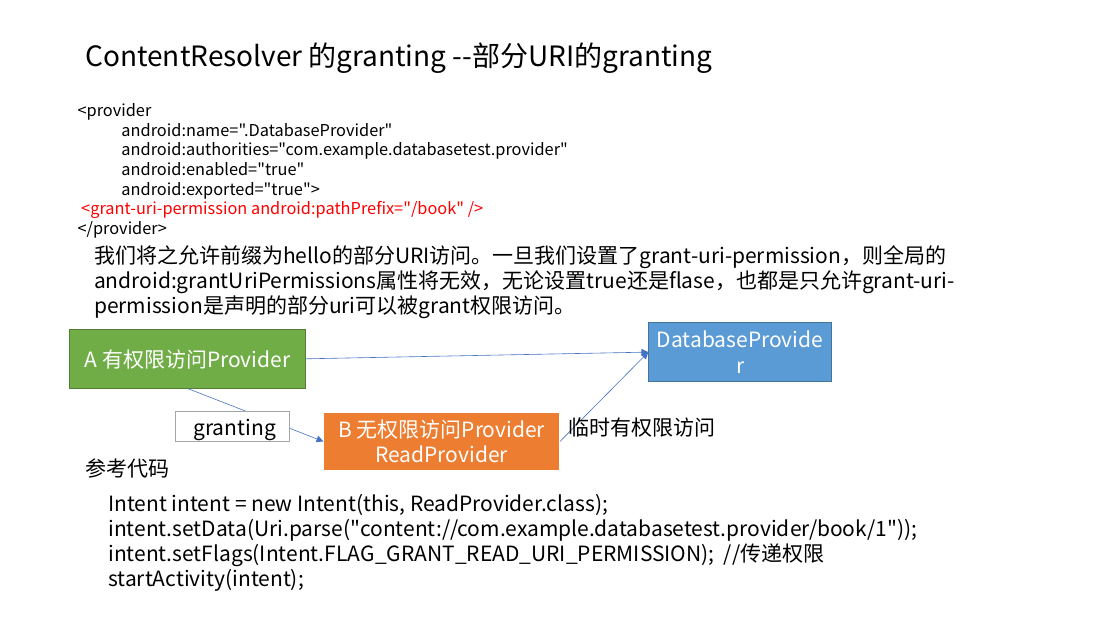
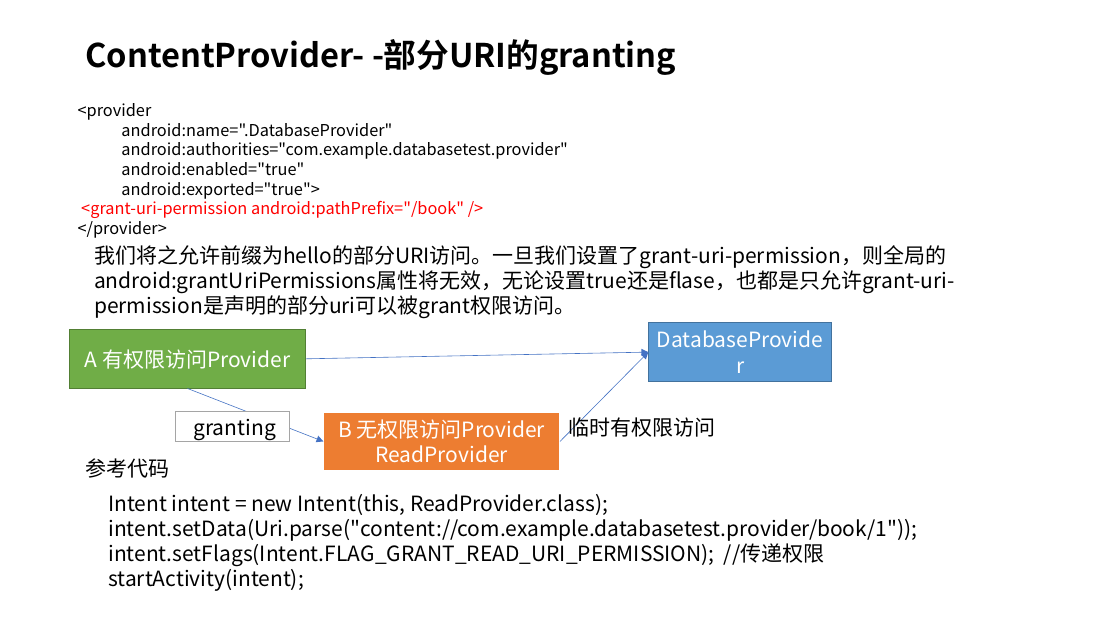
Before and after one commit to MultmediaMetaverse/LearningMultiMedia, a slide deck: slide 37 of Android 持久化技术+跨程序共享数据技术ContentProvider详解.pptx (slide 40 before the commit). Drawn at 1120x630 pixels with LibreOffice and Linux fonts; fonts in the diff are those of the drawing. Boxes give left, top, right and bottom in pixels: in the first picture for what was removed or moved away, otherwise in the second. Text is boxed around its words. In the diff, an @@ line names an element or a change of style, - is before the commit and + after.

```diff
--- a/Android 持久化技术+跨程序共享数据技术ContentProvider详解.pptx
+++ b/Android 持久化技术+跨程序共享数据技术ContentProvider详解.pptx
@@ title at [85, 39, 676, 75]: text changed; size 24 to 28 pt; bold on @@
-ContentResolver 的granting --部分URI的granting
+ContentProvider- -部分URI的granting
```
Also in this commit, not shown: 30 other slides changed, 2 slides added, 1 slide removed.
